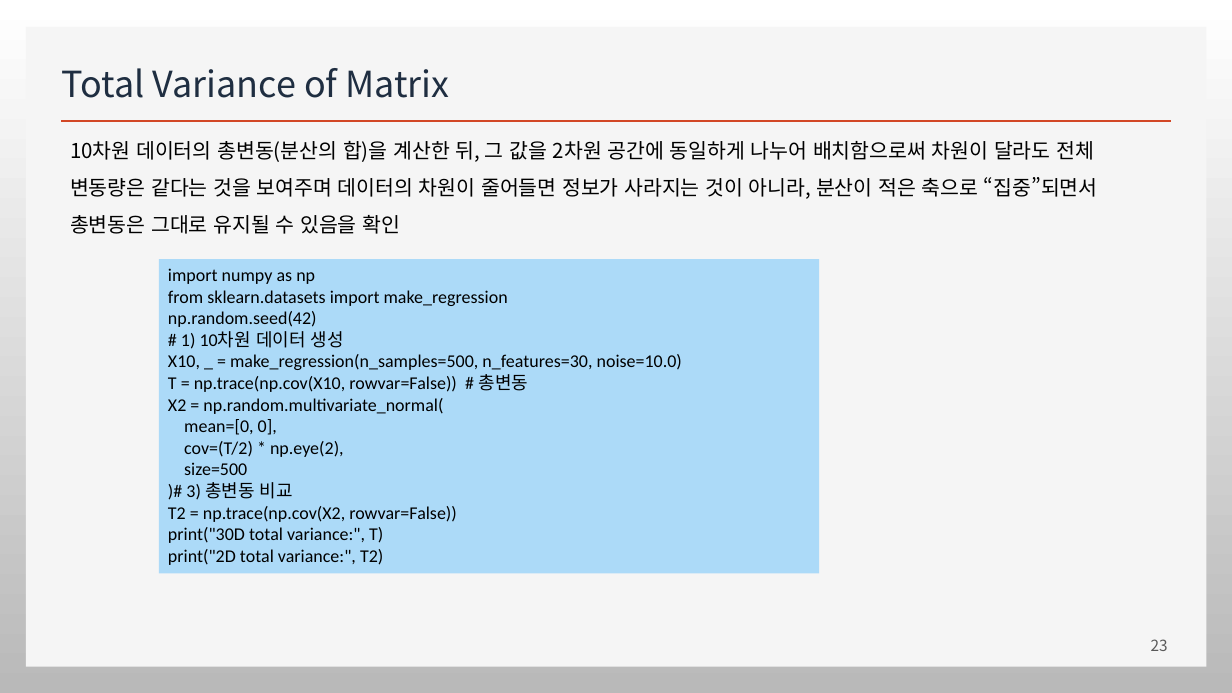
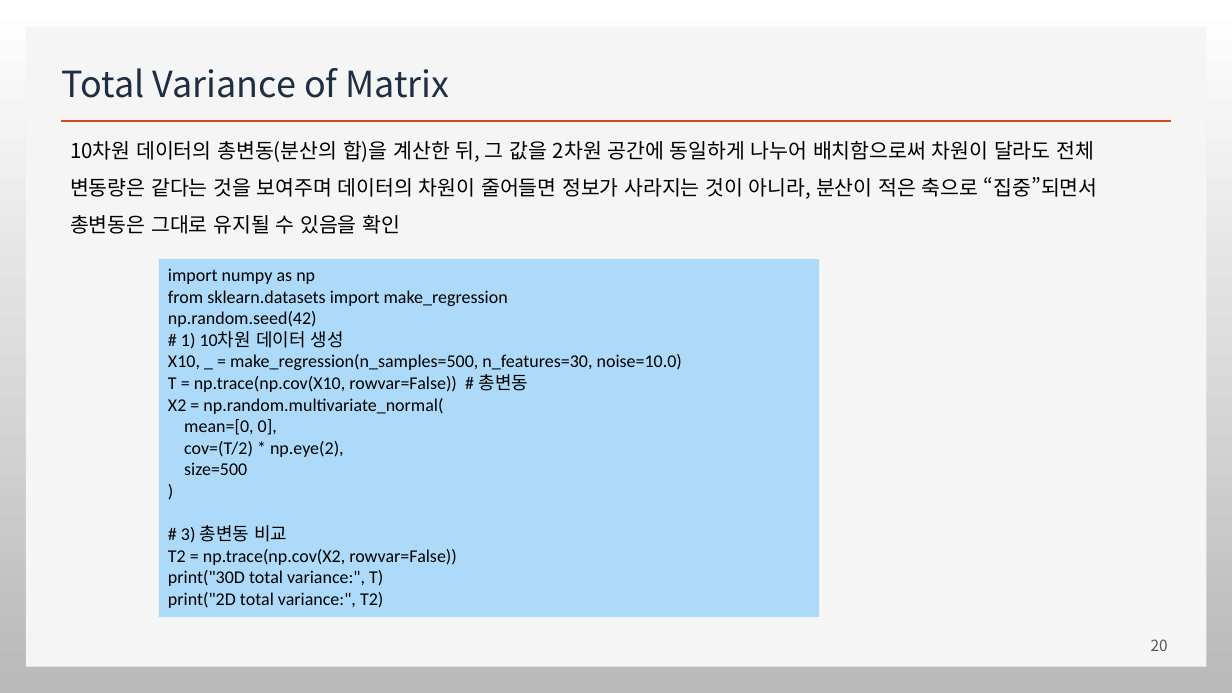
Before and after one commit to ancestor9/mathematics-for-machine-learning, a slide deck: slide 20 of Linear_Algebra/w5_PCA_linear_transformation.pptx (slide 23 before the commit). Drawn at 1232x693 pixels with LibreOffice and Linux fonts; fonts in the diff are those of the drawing; background and template pictures are left out. Boxes give left, top, right and bottom in pixels: in the first picture for what was removed or moved away, otherwise in the second. Text is boxed around its words. In the diff, an @@ line names an element or a change of style, - is before the commit and + after.

```diff
--- a/Linear_Algebra/w5_PCA_linear_transformation.pptx
+++ b/Linear_Algebra/w5_PCA_linear_transformation.pptx
@@ rectangle "import numpy as np": place and size @@
-rectangle "import numpy as np" at box(159, 259, 820, 573)
+rectangle "import numpy as np" at box(159, 259, 820, 616)
@@ text in rectangle at box(181, 525, 287, 543): text changed @@
-)# 3) 총변동 비교
+)
+# 3) 총변동 비교
@@ page number at box(1151, 639, 1168, 651): text changed @@
-23
+20
```
Also in this commit, not shown: 3 slides removed.
